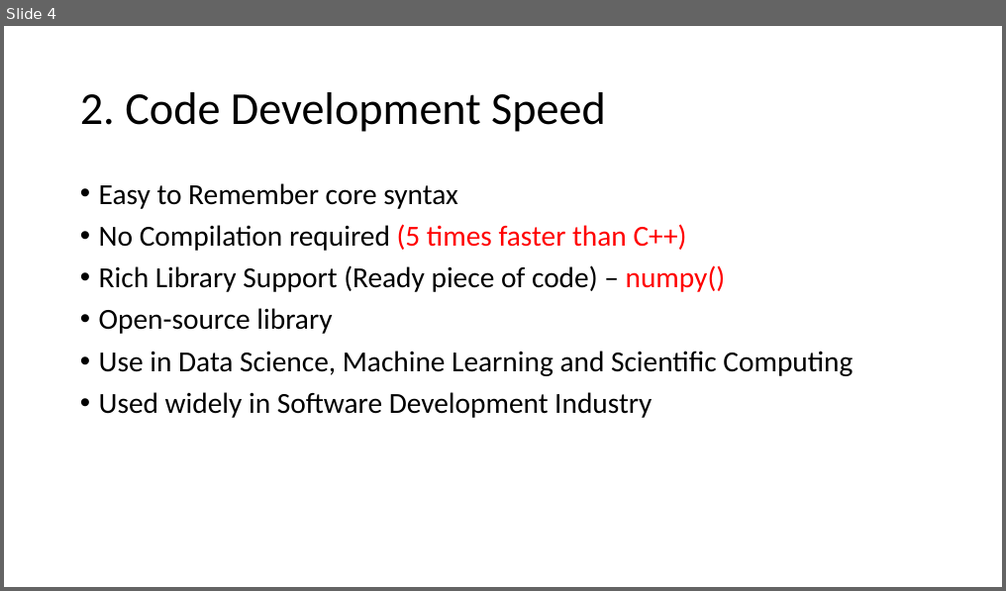
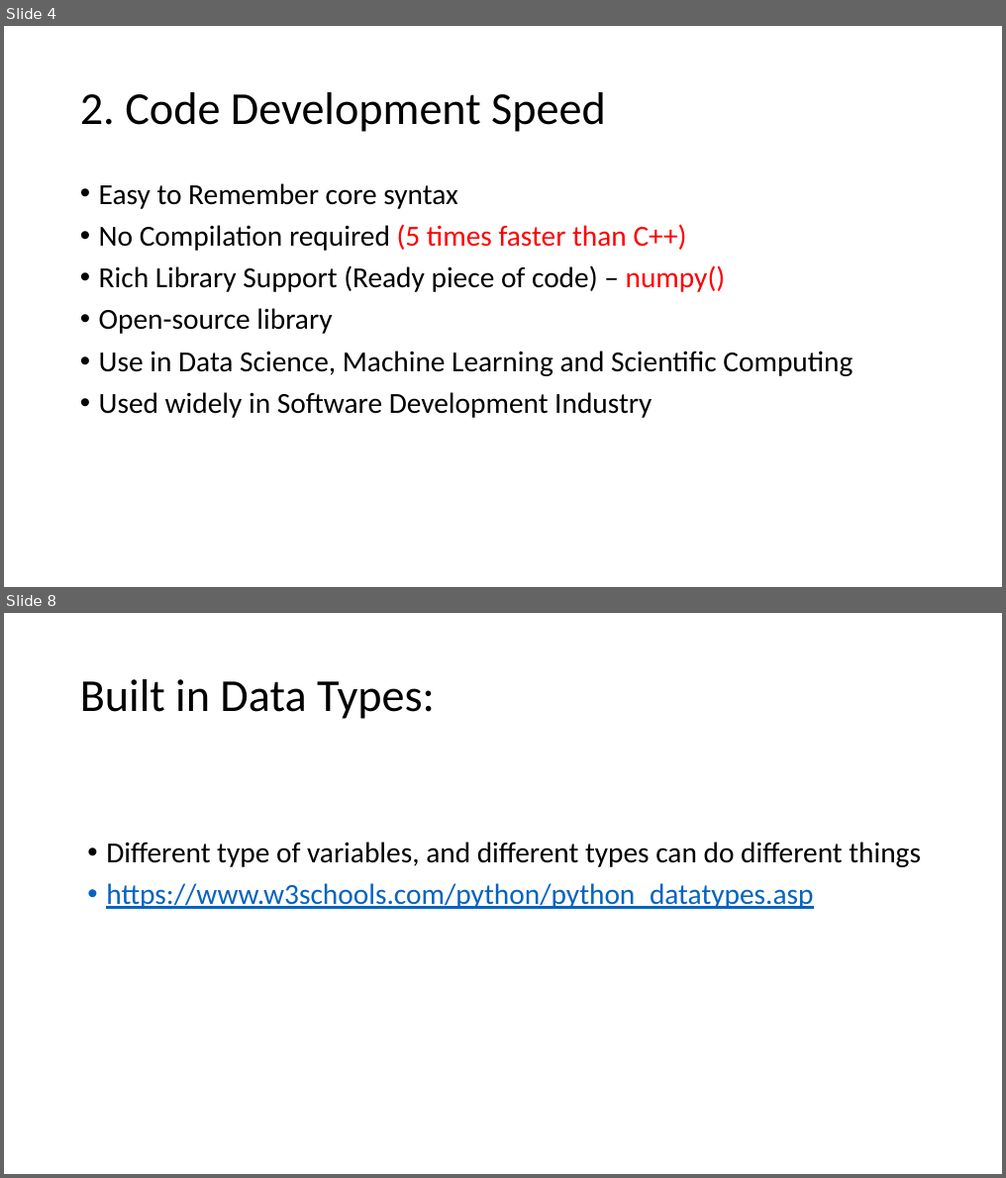
Before and after one commit to AtharvaGokhale95/JnanaPrabodhini_FundamentalsofProgramming, a slide deck: Presentations/PPT3_Python_Basics.pptx. Shown one above the other, each under a label of ours: slide 4 before the commit, slides 4 and 8 after it; the slides between them are not shown. The pictures are 1006x591 and 1006x1178 pixels, drawn with LibreOffice and Linux fonts; fonts in the diff are those of the drawing. Boxes give left, top, right and bottom in pixels: in the first picture for what was removed or moved away, otherwise in the second. Text is boxed around its words. In the diff, an @@ line names an element or a change of style, - is before the commit and + after.

```diff
--- a/Presentations/PPT3_Python_Basics.pptx
+++ b/Presentations/PPT3_Python_Basics.pptx
@@ slide 8 added at [4, 613, 1002, 1174], background #FFFFFF @@
@@ title added at [80, 679, 435, 719], 44 pt, text #000000 @@
+Built in Data Types:
@@ text added at [106, 842, 921, 909], 28 pt, text #000000 @@
+• Different type of variables, and different types can do different things
+• https://www.w3schools.com/python/python_datatypes.asp
```
Also in this commit, not shown: 2 slides changed, 4 other slides added.
